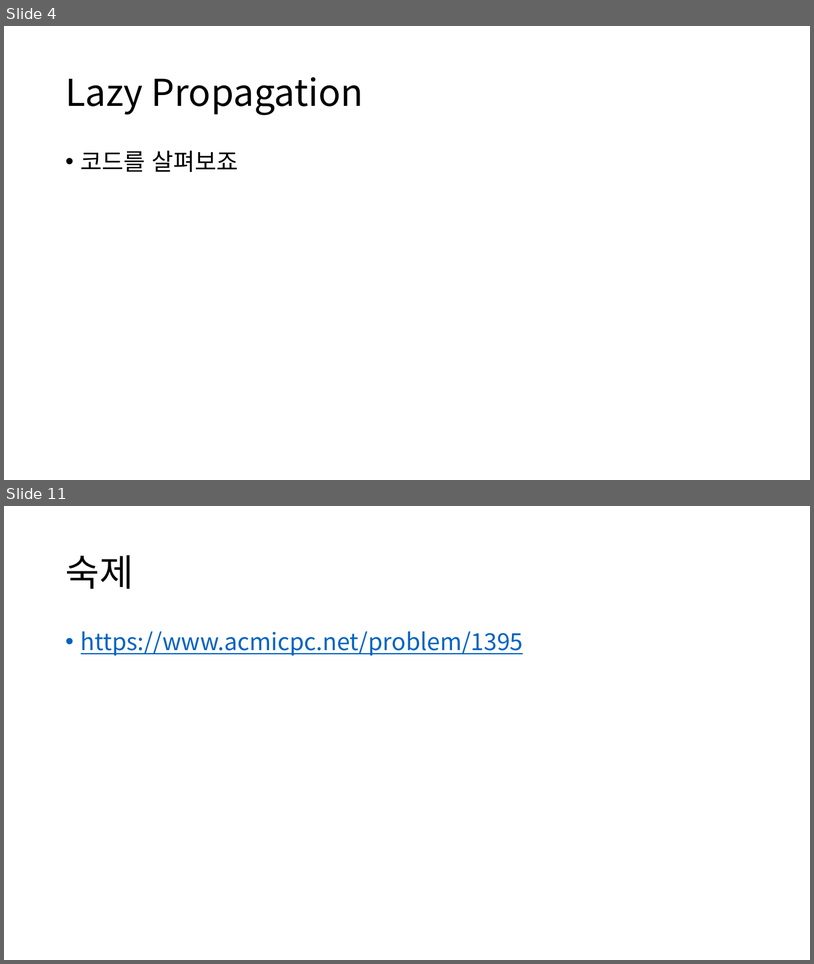
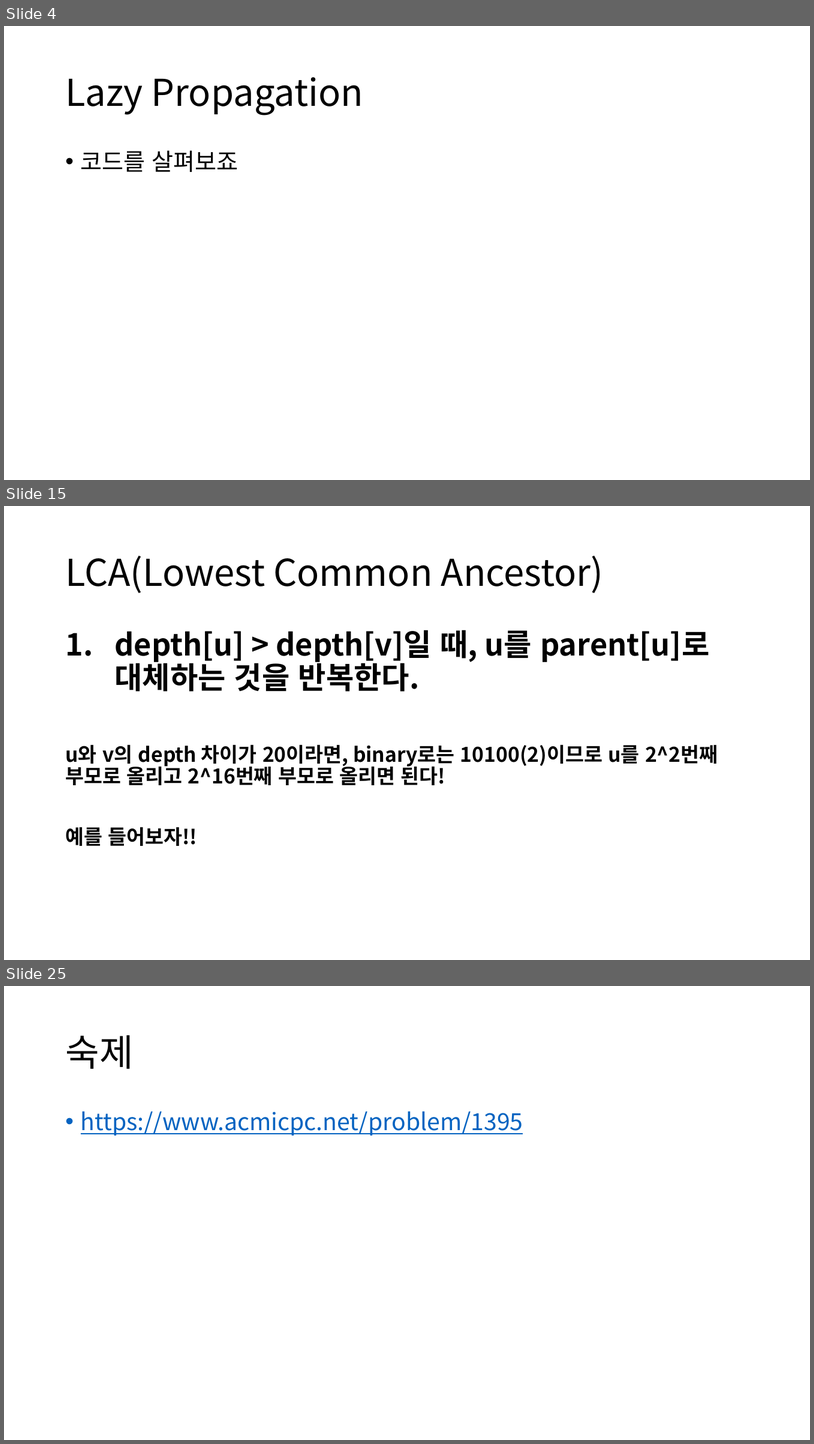
Before and after one commit to ALGOSOPT/algosopt, a slide deck: Chapter24/Lazy Propagation and LCA.pptx. Shown one above the other, each under a label of ours: slides 4 and 11 before the commit, slides 4, 15 and 25 after it; the slides between them are not shown. The pictures are 814x964 and 814x1444 pixels, drawn with LibreOffice and Linux fonts; fonts in the diff are those of the drawing. Boxes give left, top, right and bottom in pixels: in the first picture for what was removed or moved away, otherwise in the second. Text is boxed around its words. In the diff, an @@ line names an element or a change of style, - is before the commit and + after.

```diff
--- a/Chapter24/Lazy Propagation and LCA.pptx
+++ b/Chapter24/Lazy Propagation and LCA.pptx
@@ slide 15 added at [4,506,810,960], background #FFFFFF @@
@@ title added at [65,556,604,593], 44 pt, text #000000 @@
+LCA(Lowest Common Ancestor)
@@ text added at [65,630,718,846], 24 pt, text #000000, bold @@
+1. depth[u] > depth[v]일 때, u를 parent[u]로 대체하는 것을 반복한다.
+u와 v의 depth 차이가 20이라면, binary로는 10100(2)이므로 u를 2^2번째 부모로 올리고 2^16번째 부모로 올리면 된다!
+예를 들어보자!!
@@ what was slide 11 is now slide 25 @@
```
Also in this commit, not shown: 1 slide changed, 15 other slides added, 2 slides removed, 2 other files.
